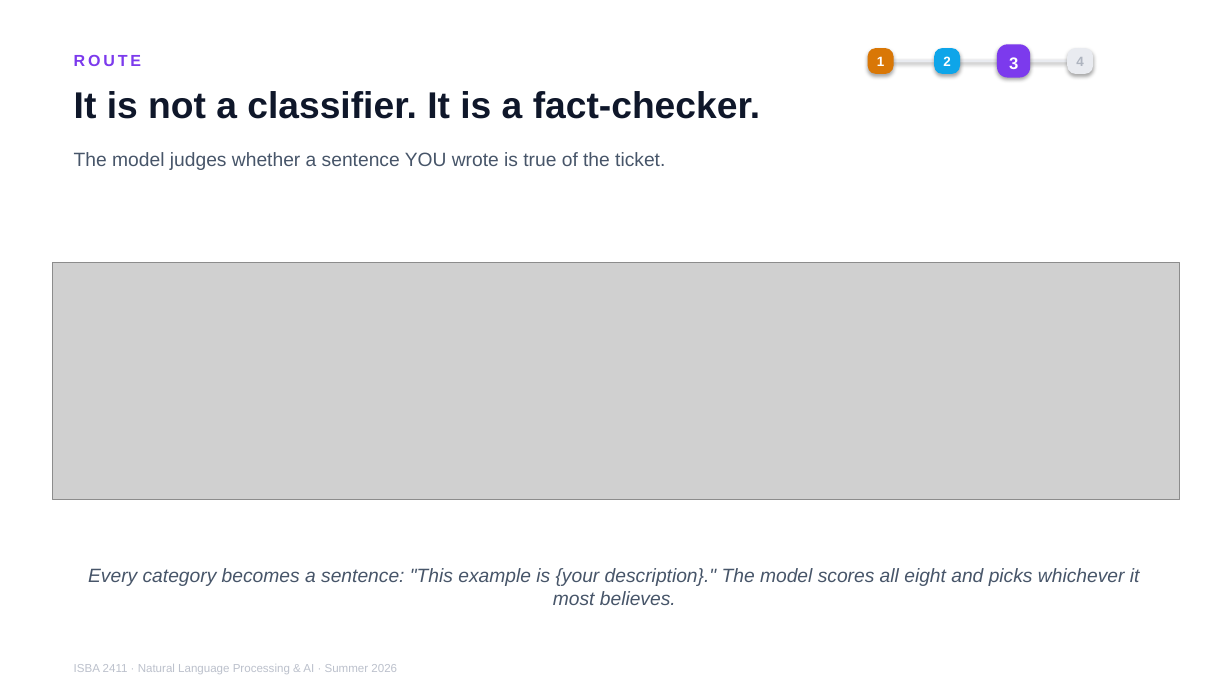
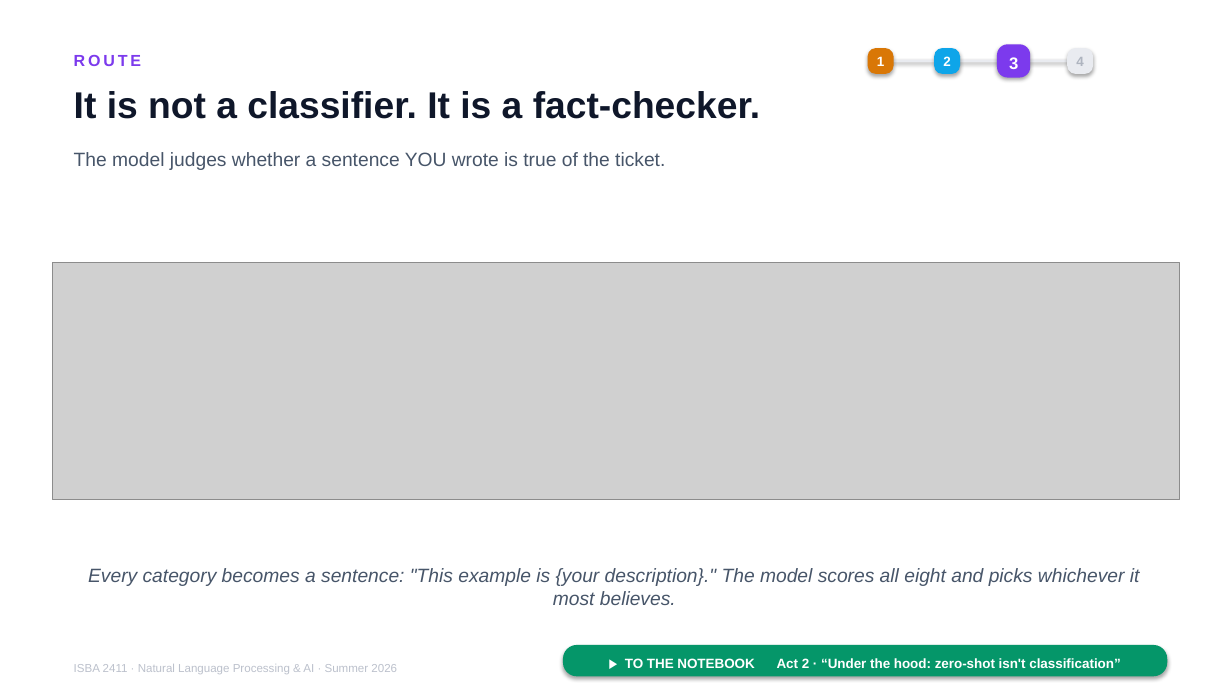
Before and after one commit to JulesMalin/isba2411-nlp, a slide deck: slide 12 of Week 7/L13_Support_Copilot.pptx. Drawn at 1232x693 pixels with LibreOffice and Linux fonts; fonts in the diff are those of the drawing; grey boxes stand for pictures. Boxes give left, top, right and bottom in pixels: in the first picture for what was removed or moved away, otherwise in the second. Text is boxed around its words. In the diff, an @@ line names an element or a change of style, - is before the commit and + after.

```diff
--- a/Week 7/L13_Support_Copilot.pptx
+++ b/Week 7/L13_Support_Copilot.pptx
@@ rounded rectangle added at [563,645,1167,677], fill #059669 @@
@@ text added at [625,658,1120,668], 10.5 pt, text #FFFFFF, bold @@
+▶ TO THE NOTEBOOK Act 2 · “Under the hood: zero-shot isn't classification”
```
Also in this commit, not shown: 18 other slides changed.
